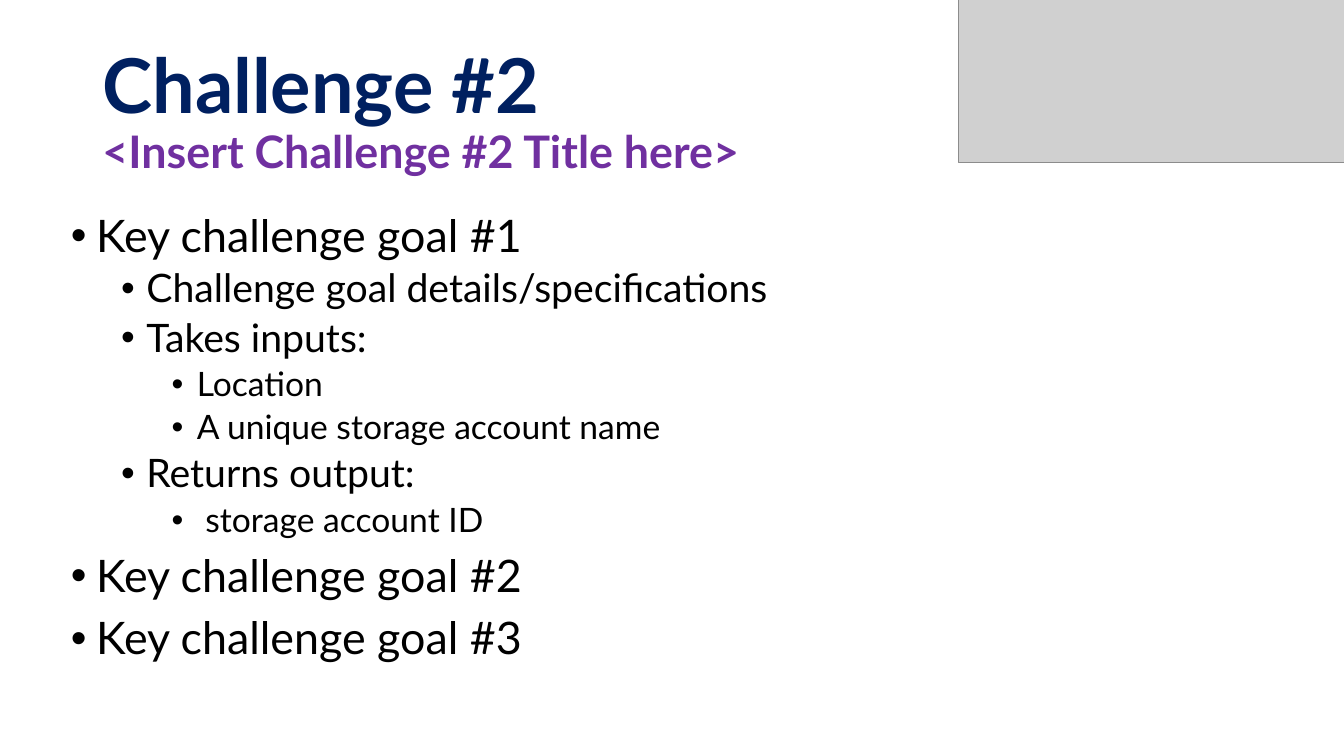
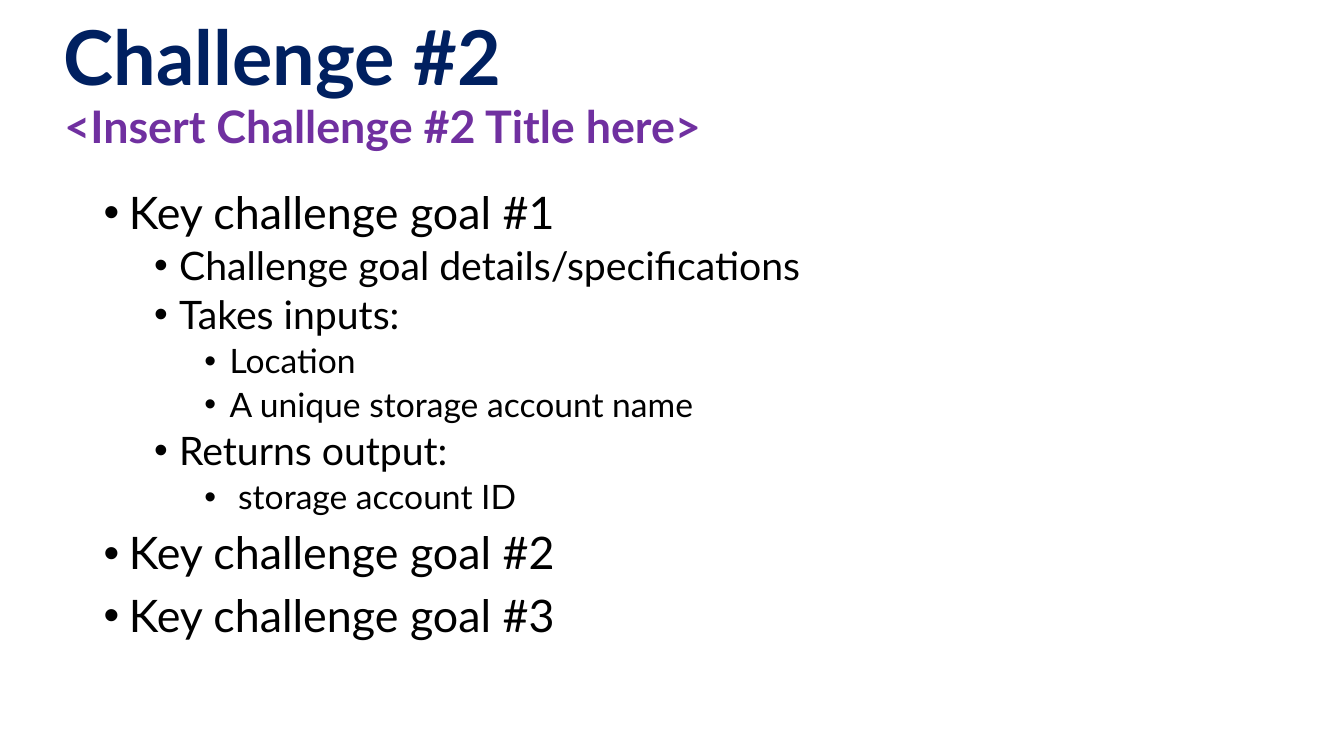
Before and after one commit to microsoft/WhatTheHack, a slide deck: slide 9 of 000-HowToHack/WTH-Lectures-Template.pptx. Drawn at 1344x756 pixels with LibreOffice and Linux fonts; fonts in the diff are those of the drawing; grey boxes stand for pictures; background and template pictures are left out. Boxes give left, top, right and bottom in pixels: in the first picture for what was removed or moved away, otherwise in the second. Text is boxed around its words. In the diff, an @@ line names an element or a change of style, - is before the commit and + after.

```diff
--- a/000-HowToHack/WTH-Lectures-Template.pptx
+++ b/000-HowToHack/WTH-Lectures-Template.pptx
@@ title "Challenge #2" at (64,28,501,99): vertical alignment middle to bottom @@
@@ title at (64,28,501,99): text changed; size 32 to 54 pt; text colour #7030A0 to #002060 @@
-Challenge #2
-<Insert Challenge #2 Title here>
+Challenge #2
@@ picture removed at (959,0,1344,162) @@
@@ text added at (64,109,701,151), 32 pt, text #7030A0, bold @@
+<Insert Challenge #2 Title here>
@@ text "Key challenge goal #1": place and size @@
-text "Key challenge goal #1" at (96,219,768,663)
+text "Key challenge goal #1" at (129,196,800,641)
```
Also in this commit, not shown: 11 other slides changed.
